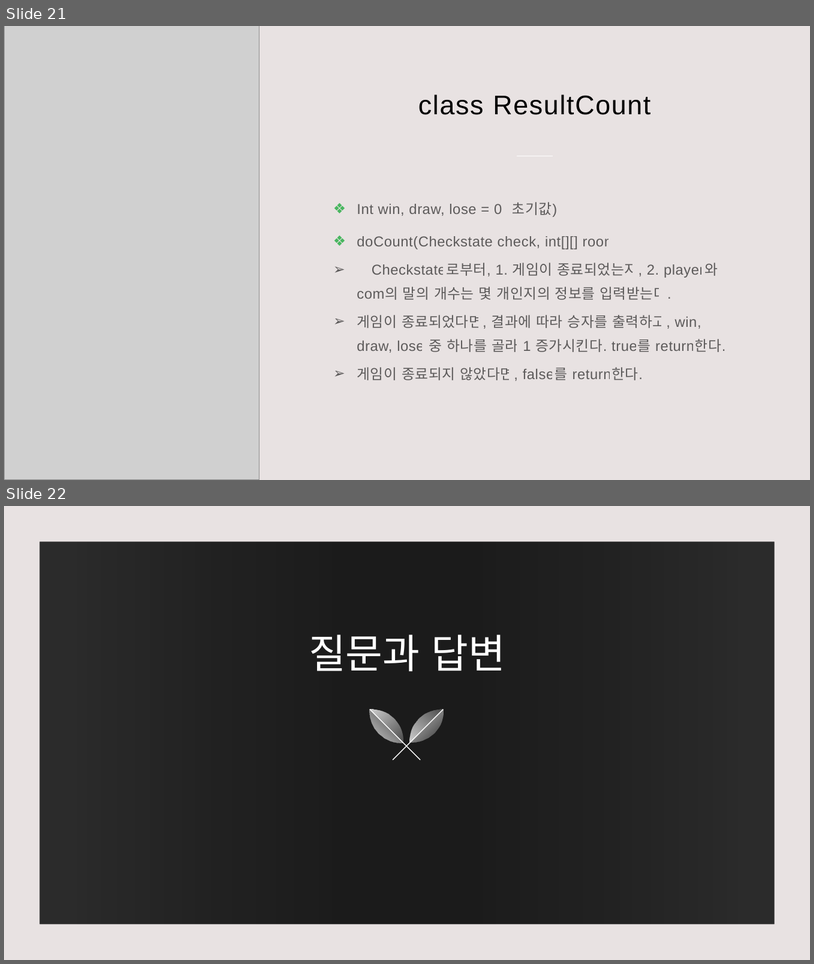
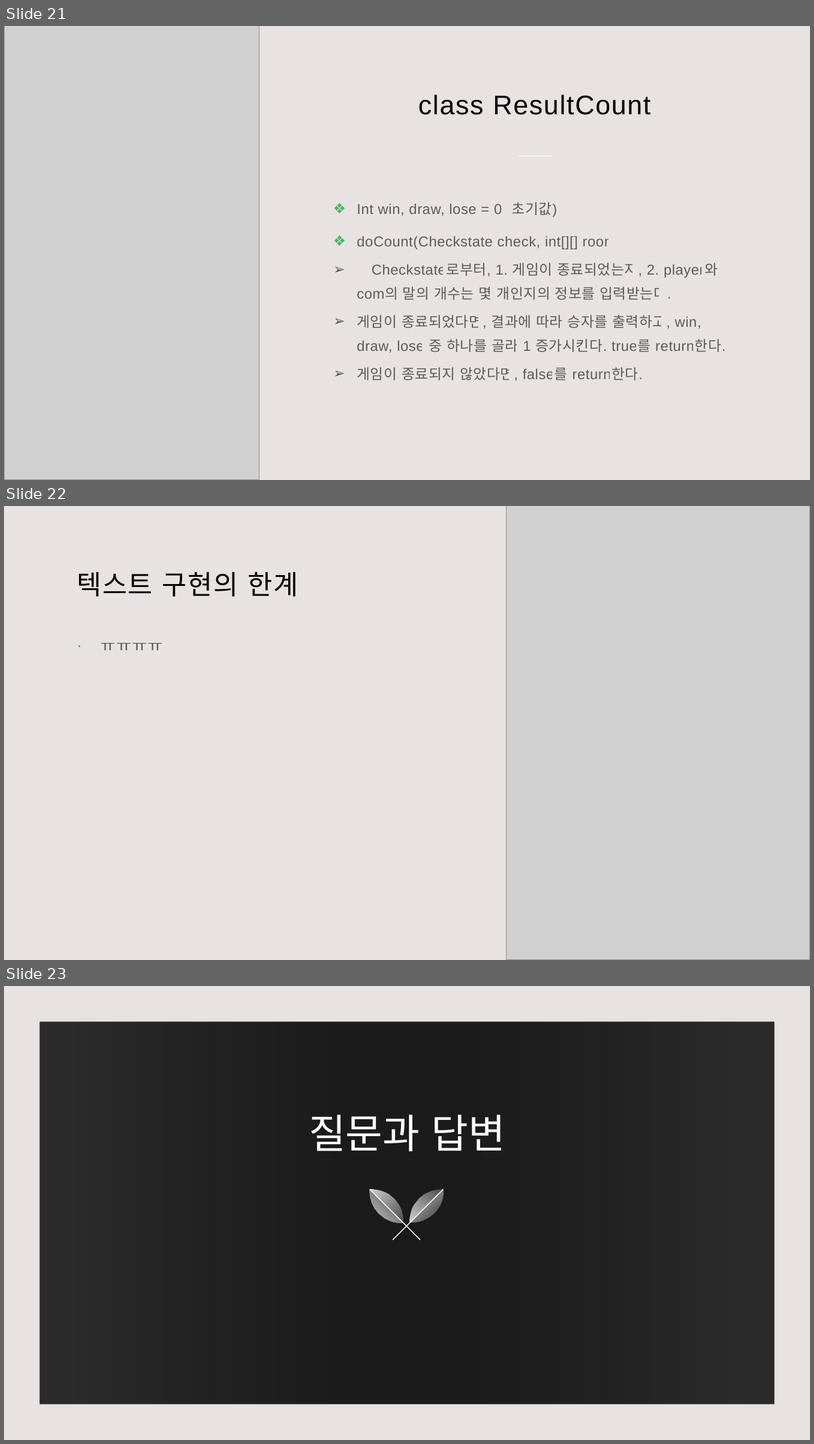
Before and after one commit to suidori/GreenCom, a slide deck: JAVA_Work/Intellij/Myproject/Othello/Othello.pptx. Shown one above the other, each under a label of ours: slides 21 and 22 before the commit, slides 21, 22 and 23 after it. The pictures are 814x964 and 814x1444 pixels, drawn with LibreOffice and Linux fonts; fonts in the diff are those of the drawing; grey boxes stand for pictures; background and template pictures are left out; a plain dark background stands for a picture behind light text. Boxes give left, top, right and bottom in pixels: in the first picture for what was removed or moved away, otherwise in the second. Text is boxed around its words. In the diff, an @@ line names an element or a change of style, - is before the commit and + after.

```diff
--- a/JAVA_Work/Intellij/Myproject/Othello/Othello.pptx
+++ b/JAVA_Work/Intellij/Myproject/Othello/Othello.pptx
@@ slide 22 added at bbox=[4, 506, 810, 960], background #E8E2E2 @@
@@ picture added at bbox=[507, 506, 810, 960] @@
@@ title added at bbox=[77, 572, 299, 597], 32 pt, text #000000 @@
+텍스트 구현의 한계
@@ text added at bbox=[101, 643, 164, 650], 20 pt, text #000000 at 60% opacity @@
+· ㅠㅠㅠㅠ
@@ what was slide 22 is now slide 23 @@
```
Also in this commit, not shown: 3 other files.
